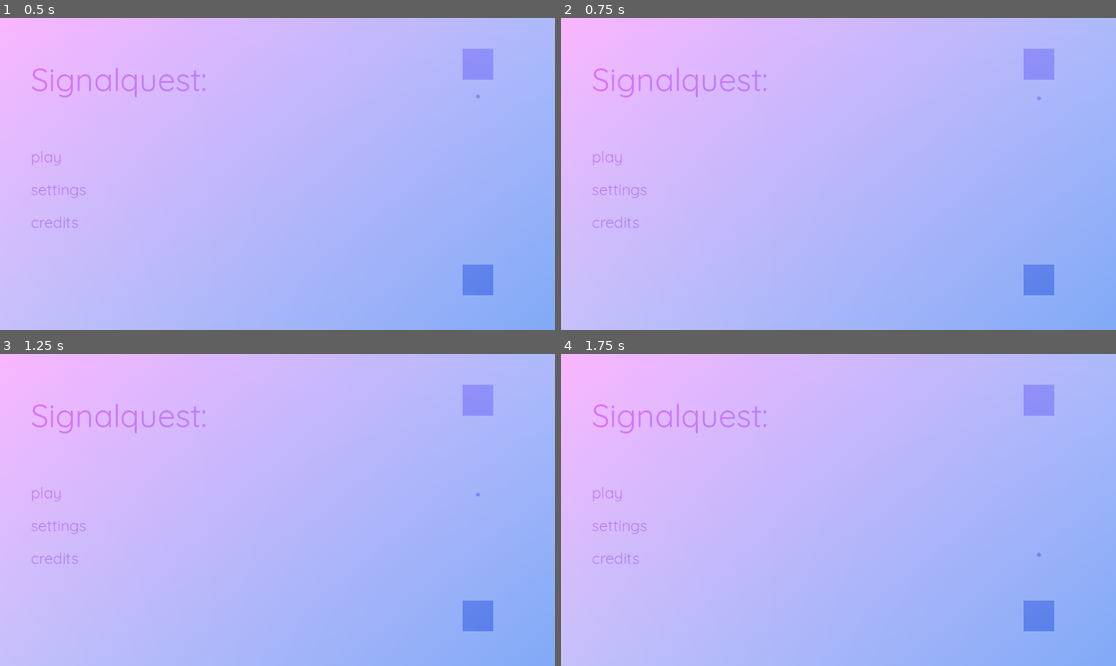
Above: before the commit, frames 1-4 (two rows, left to right).
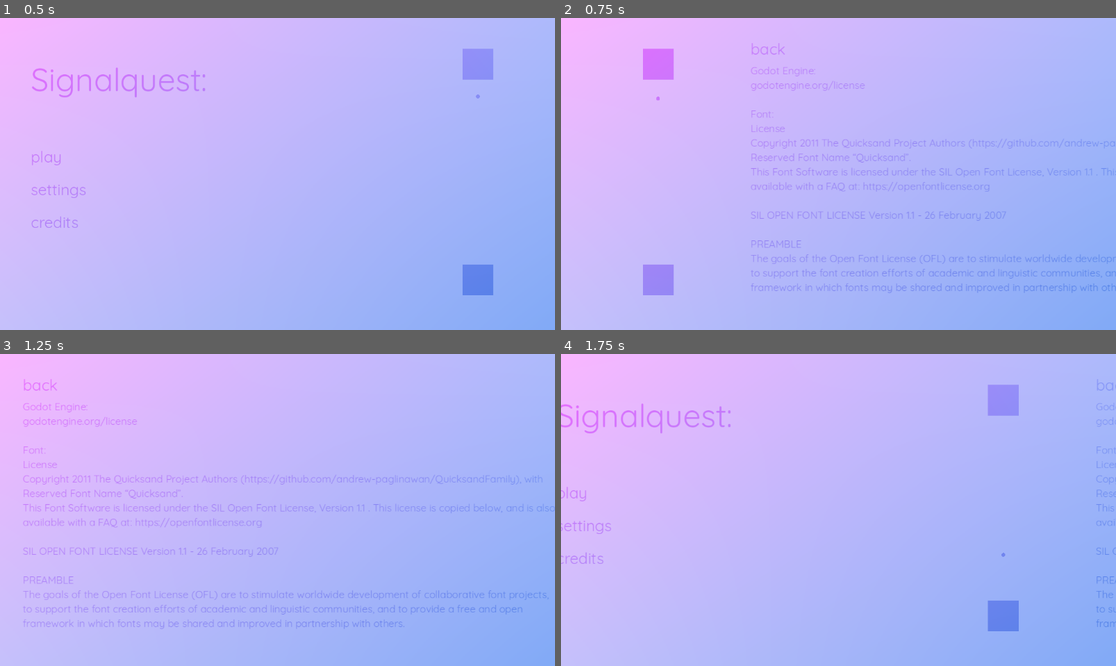
Above: after the commit, the same moments.

Repository: Username4D/signal_quest
Game: Godot game, scene res://scenes/main_menu.tscn
The game is run twice, just before and just after one commit, with the same random seed, the same clock (stepped at 60 frames per second) and the same inputs.
Inputs (mouse positions are in pixels of both pictures, inside the frame that each line leads up to):
- Up to frame 1 (0.5 s): no input
- Up to frame 2 (0.75 s): click "credits" at 0.5 s
- Up to frame 3 (1.25 s): no input
- Up to frame 4 (1.75 s): click (694, 385) at 1.25 s, where only the run after the commit has a clickable "back"

Frame 1 is identical in both runs. In frame 2, 5.0% of the frame differs, in the area x 5-100%, y 8-89%; in frame 3, 4.7%; in frame 4, 3.7%.

Commit message:
added credits screen to main menu, created transition from menu to credits

Diff:
--- a/scenes/main_menu.tscn
+++ b/scenes/main_menu.tscn
@@ -47,6 +47,14 @@
 
 [sub_resource type="StyleBoxEmpty" id="StyleBoxEmpty_oa1go"]
 
+[sub_resource type="ShaderMaterial" id="ShaderMaterial_8ln24"]
+shader = ExtResource("2_ekxnf")
+shader_parameter/background = false
+
+[sub_resource type="LabelSettings" id="LabelSettings_rtw2f"]
+font = SubResource("FontVariation_rtw2f")
+font_size = 21
+
 [node name="main_menu" type="Node2D"]
 script = ExtResource("1_l6cm7")
 colors_schemes = [[Color(0.9500058, 0.40381473, 0.99999887, 1), Color(0.53886443, 0.5989664, 0.9759663, 1), Color(0.61099464, 0.5515236, 0.9686268, 1), Color(0.28183243, 0.4905318, 0.89671236, 1)]]
@@ -54,8 +62,8 @@
 
 [node name="MeshInstance2D" type="MeshInstance2D" parent="."]
 material = SubResource("ShaderMaterial_bqqt6")
-position = Vector2(592, 320)
-scale = Vector2(1248, 704)
+position = Vector2(1088.0001, 320)
+scale = Vector2(2495.9998, 666.947)
 mesh = SubResource("QuadMesh_wu84c")
 
 [node name="Label" type="Label" parent="."]
@@ -126,4 +134,81 @@
 [node name="wall2" parent="." instance=ExtResource("5_rtw2f")]
 position = Vector2(992, 544)
 
+[node name="Camera2D" type="Camera2D" parent="."]
+position = Vector2(576, 324)
+position_smoothing_enabled = true
+position_smoothing_speed = 6.0
+
+[node name="credits_back" type="Button" parent="."]
+material = SubResource("ShaderMaterial_wu84c")
+custom_minimum_size = Vector2(0, 64)
+offset_left = 1184.0
+offset_top = 32.0
+offset_right = 1632.0
+offset_bottom = 96.0
+theme_override_fonts/font = SubResource("FontVariation_8ln24")
+theme_override_font_sizes/font_size = 32
+theme_override_styles/normal = SubResource("StyleBoxEmpty_bqqt6")
+theme_override_styles/pressed = SubResource("StyleBoxFlat_wu84c")
+theme_override_styles/hover = SubResource("StyleBoxEmpty_8ln24")
+theme_override_styles/disabled = SubResource("StyleBoxEmpty_rtw2f")
+theme_override_styles/focus = SubResource("StyleBoxEmpty_oa1go")
+text = "back"
+alignment = 0
+
+[node name="ScrollContainer" type="ScrollContainer" parent="."]
+offset_left = 1184.0
+offset_top = 96.0
+offset_right = 2304.0
+offset_bottom = 608.0
+size_flags_horizontal = 3
+horizontal_scroll_mode = 0
+
+[node name="credits" type="Label" parent="ScrollContainer"]
+material = SubResource("ShaderMaterial_8ln24")
+custom_minimum_size = Vector2(1120, 0)
+layout_mode = 2
+text = "Godot Engine:
+godotengine.org/license
+
+Font:
+License
+Copyright 2011 The Quicksand Project Authors (https://github.com/andrew-paglinawan/QuicksandFamily), with Reserved Font Name “Quicksand”.
+This Font Software is licensed under the SIL Open Font License, Version 1.1 . This license is copied below, and is also available with a FAQ at: https://openfontlicense.org
+
+SIL OPEN FONT LICENSE Version 1.1 - 26 February 2007
+
+PREAMBLE
+The goals of the Open Font License (OFL) are to stimulate worldwide development of collaborative font projects, to support the font creation efforts of academic and linguistic communities, and to provide a free and open framework in which fonts may be shared and improved in partnership with others.
+
+The OFL allows the licensed fonts to be used, studied, modified and redistributed freely as long as they are not sold by themselves. The fonts, including any derivative works, can be bundled, embedded, redistributed and/or sold with any software provided that any reserved names are not used by derivative works. The fonts and derivatives, however, cannot be released under any other type of license. The requirement for fonts to remain under this license does not apply to any document created using the fonts or their derivatives.
+
+DEFINITIONS
+\"Font Software\" refers to the set of files released by the Copyright Holder(s) under this license and clearly marked as such. This may include source files, build scripts and documentation.
+
+\"Reserved Font Name\" refers to any names specified as such after the copyright statement(s).
+
+\"Original Version\" refers to the collection of Font Software components as distributed by the Copyright Holder(s).
+\"Modified Version\" refers to any derivative made by adding to, deleting, or substituting -- in part or in whole -- any of the components of the Original Version, by changing formats or by porting the Font Software to a new environment.
+
+\"Author\" refers to any designer, engineer, programmer, technical writer or other person who contributed to the Font Software.
+
+PERMISSION & CONDITIONS
+Permission is hereby granted, free of charge, to any person obtaining a copy of the Font Software, to use, study, copy, merge, embed, modify, redistribute, and sell modified and unmodified copies of the Font Software, subject to the following conditions:
+
+Neither the Font Software nor any of its individual components, in Original or Modified Versions, may be sold by itself.
+Original or Modified Versions of the Font Software may be bundled, redistributed and/or sold with any software, provided that each copy contains the above copyright notice and this license. These can be included either as stand-alone text files, human-readable headers or in the appropriate machine-readable metadata fields within text or binary files as long as those fields can be easily viewed by the user.
+No Modified Version of the Font Software may use the Reserved Font Name(s) unless explicit written permission is granted by the corresponding Copyright Holder. This restriction only applies to the primary font name as presented to the users.
+The name(s) of the Copyright Holder(s) or the Author(s) of the Font Software shall not be used to promote, endorse or advertise any Modified Version, except to acknowledge the contribution(s) of the Copyright Holder(s) and the Author(s) or with their explicit written permission.
+The Font Software, modified or unmodified, in part or in whole, must be distributed entirely under this license, and must not be distributed under any other license. The requirement for fonts to remain under this license does not apply to any document created using the Font Software.
+TERMINATION
+This license becomes null and void if any of the above conditions are not met.
+
+DISCLAIMER
+THE FONT SOFTWARE IS PROVIDED \"AS IS\", WITHOUT WARRANTY OF ANY KIND, EXPRESS OR IMPLIED, INCLUDING BUT NOT LIMITED TO ANY WARRANTIES OF MERCHANTABILITY, FITNESS FOR A PARTICULAR PURPOSE AND NONINFRINGEMENT OF COPYRIGHT, PATENT, TRADEMARK, OR OTHER RIGHT. IN NO EVENT SHALL THE COPYRIGHT HOLDER BE LIABLE FOR ANY CLAIM, DAMAGES OR OTHER LIABILITY, INCLUDING ANY GENERAL, SPECIAL, INDIRECT, INCIDENTAL, OR CONSEQUENTIAL DAMAGES, WHETHER IN AN ACTION OF CONTRACT, TORT OR OTHERWISE, ARISING FROM, OUT OF THE USE OR INABILITY TO USE THE FONT SOFTWARE OR FROM OTHER DEALINGS IN THE FONT SOFTWARE."
+label_settings = SubResource("LabelSettings_rtw2f")
+autowrap_mode = 2
+
 [connection signal="pressed" from="buttons/play" to="." method="_on_play_pressed"]
+[connection signal="pressed" from="buttons/credits" to="." method="_on_credits_pressed"]
+[connection signal="pressed" from="credits_back" to="." method="_on_credits_back_pressed"]
--- a/scripts/main_menu.gd
+++ b/scripts/main_menu.gd
@@ -18,3 +18,10 @@
 func _on_play_pressed() -> void:
 	self.get_parent().add_child(load("res://scenes/level_menu.tscn").instantiate())
 	self.queue_free()
+
+
+func _on_credits_pressed() -> void:
+	$Camera2D.position.x += 1152
+
+func _on_credits_back_pressed() -> void:
+	$Camera2D.position.x -= 1152
Not shown: 1 places in scenes/main_menu.tscn that only renumber resources
